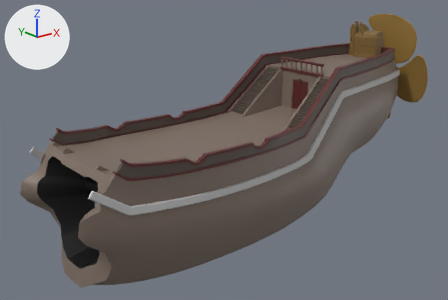
One commit to the FBX model Project3_team2/Assets/Models/Incinerator/Broken_Ship_4.fbx: the scene before it, then after it.
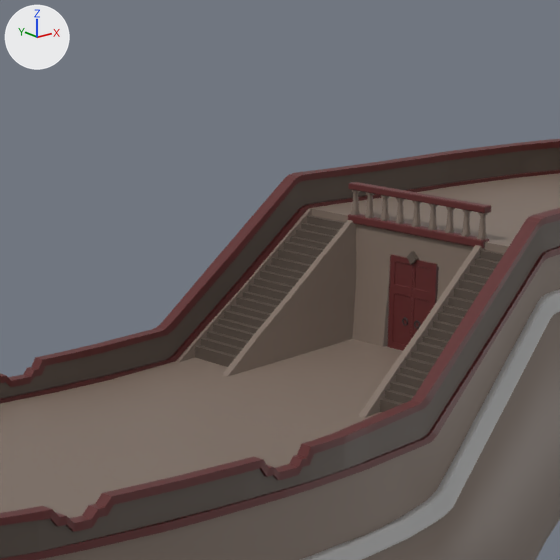
Each version appears first whole from a 50 mm lens placed at (-0.0965, -0.1407, 0.0583), pointed at (0.0192, 0.0039, 0.0005), and next in a close-up on the part from 38% to 77% of the width and 0% to 58% of the height. Every picture has the same lights, and +X, +Y and +Z are marked at upper left. The last two pictures show the newer version. Where no turn or scale is listed for an object, it has been applied to the vertices. Vertices at exactly the same position are counted once.

Script lines for the objects in view, before the commit:
```python
me_mesh = bpy.data.meshes.new('Mesh')
me_mesh.from_pydata(...)  # 7055 vertices, 6966 faces; spans x -0.0211..0.1136, y -0.0219..0.0219, z -0.0724..-0.0057
me_mesh.materials.append(mat_gold_2)  # brown #7e6333
me_mesh.materials.append(mat_wood)  # brown #7e6f64
me_mesh.materials.append(mat_gold_1)  # brown #9c7a3c
me_mesh.materials.append(mat_smoothmetal)  # picture img_metal_unspackled_png
me_mesh.materials.append(mat_maroon_wood)  # dark red #5b2323
me_mesh.materials.append(mat_metal_dark)  # black #2d2d2d
me_mesh.materials.append(mat_wood_2)  # brown #584c44
me_mesh.materials.append(mat_lambert28)  # grey #bcbcbc
me_mesh.materials.append(mat_blackout)  # black #000000
ob_broken_ship_4 = bpy.data.objects.new('Broken_Ship_4', me_mesh)
ob_broken_ship_4.location = (-0.02, 0.0, 0.0442)
```
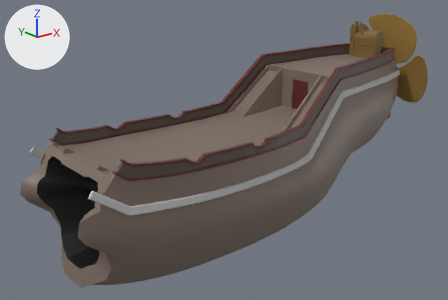
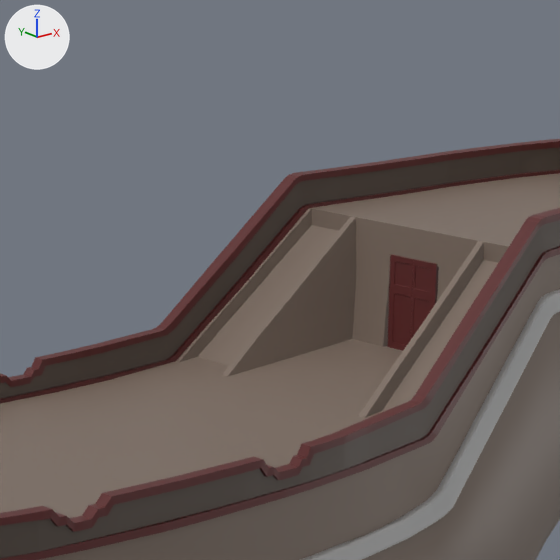
Location of each change, (x1, y1, x2, y2) in pixels of the close-ups (560 x 560 px):
part 1 of me_mesh, deleted: before (195, 182, 504, 412)

Patch to the scene script:
```diff
--- a/Project3_team2/Assets/Models/Incinerator/Broken_Ship_4.fbx.py
+++ b/Project3_team2/Assets/Models/Incinerator/Broken_Ship_4.fbx.py
@@ me_mesh @@
 # used by ob_broken_ship_4; location = (-0.02, 0.0, 0.0442)
-me_mesh.from_pydata(...)  # 7055 vertices, 6966 faces; spans x -0.0211..0.1136, y -0.0219..0.0219, z -0.0724..-0.0057
+me_mesh.from_pydata(...)  # 5954 vertices, 5938 faces; spans x -0.0211..0.1136, y -0.0219..0.0219, z -0.0724..-0.0057
+# me_mesh part 1: 16 loose pieces with 1101 vertices, spanning x 0.0533..0.0687, y -0.0184..0.0184, z -0.0364..-0.0181, are deleted
 me_mesh.materials.append(mat_gold_2)
@@ me_mesh @@
 me_mesh.materials.append(mat_maroon_wood)
-me_mesh.materials.append(mat_metal_dark)  # black #2d2d2d
 me_mesh.materials.append(mat_wood_2)
```
